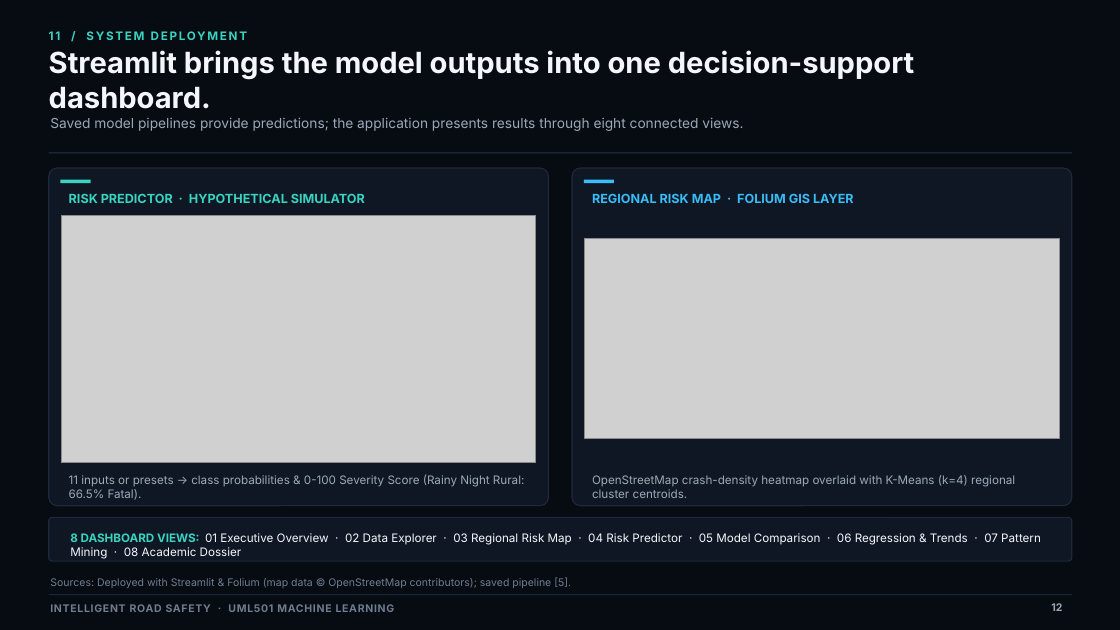
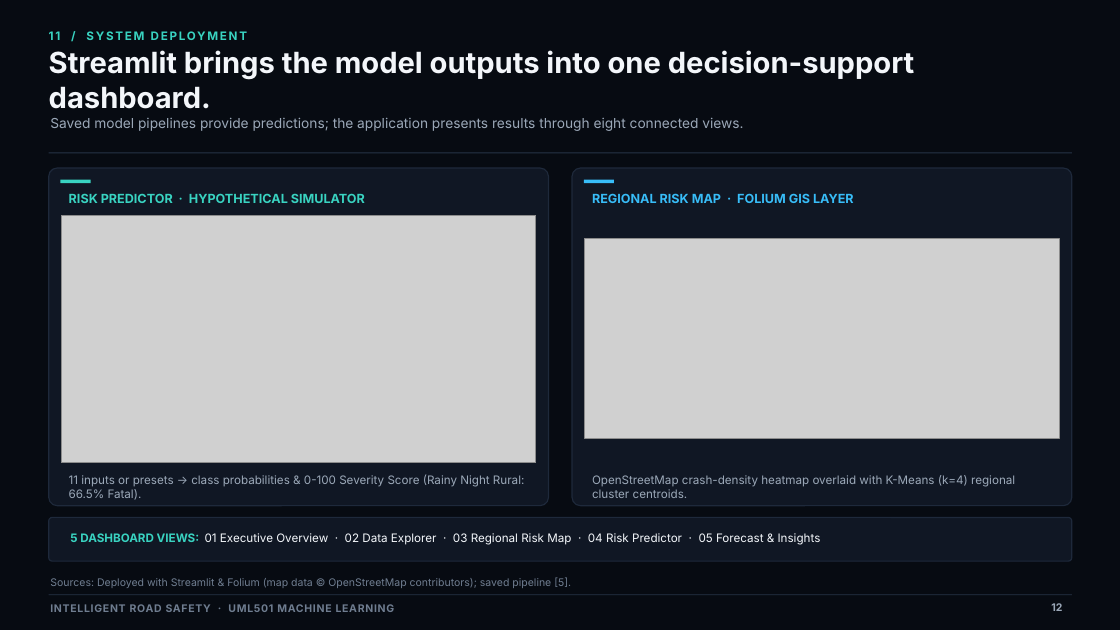
Before and after one commit to arnavg230/ML_, a slide deck: slide 12 of ppt & report/Intelligent_Road_Safety_Black_Theme (2).pptx. Drawn at 1120x630 pixels with LibreOffice and Linux fonts; fonts in the diff are those of the drawing; grey boxes stand for pictures. Boxes give left, top, right and bottom in pixels: in the first picture for what was removed or moved away, otherwise in the second. Text is boxed around its words. In the diff, an @@ line names an element or a change of style, - is before the commit and + after.

```diff
--- a/ppt & report/Intelligent_Road_Safety_Black_Theme (2).pptx
+++ b/ppt & report/Intelligent_Road_Safety_Black_Theme (2).pptx
@@ text at bbox=[70, 533, 821, 545]: text changed @@
-8 DASHBOARD VIEWS: 01 Executive Overview · 02 Data Explorer · 03 Regional Risk Map · 04 Risk Predictor · 05 Model Comparison · 06 Regression & Trends · 07 Pattern Mining · 08 Academic Dossier
+5 DASHBOARD VIEWS: 01 Executive Overview · 02 Data Explorer · 03 Regional Risk Map · 04 Risk Predictor · 05 Forecast & Insights
```
Also in this commit, not shown: 1 other slide changed, 2 other files.
